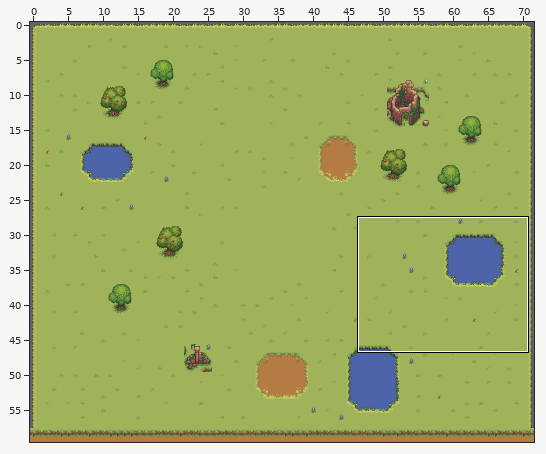
Tiled map (JSON): src/assets/tilemaps/generated/1-4.tmj. Above, an overview of the earlier version with the close-up marked.
Close-up. Earlier state:
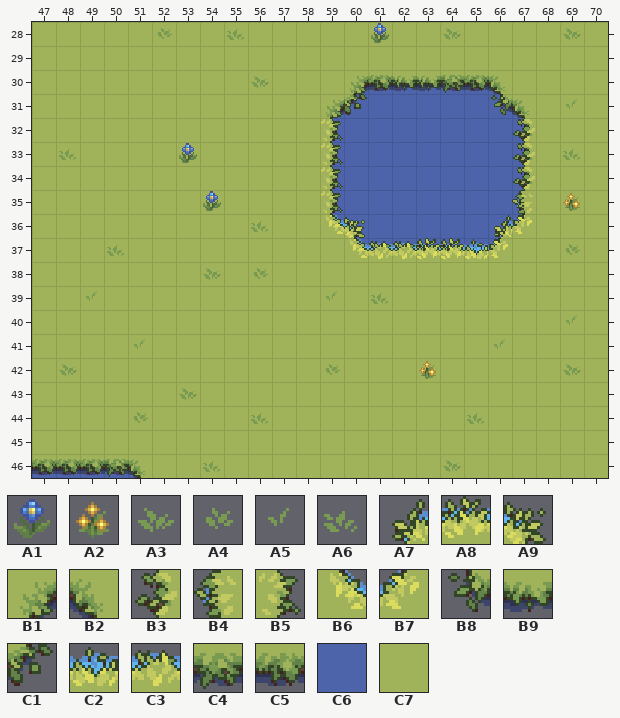
Cells are 16x16 px. Shown: x 47..70, y 28..46. The commit also changed other parts of the map, which this record leaves out.
Key: from "Details": A1 120, A2 128, A3 156, A4 157, A5 160, A6 161; from "Water_coasts": A7 41, A8 42, A9 43, B1 44, B2 45, B3 79, B4 80, B5 82, B6 83, B7 84, B8 119, B9 120, C1 121, C2 158, C3 159, C4 197, C5 198; from "Water_detilazation": C6 0; from "ground_grasss": C7 55.
__ is an empty cell.
Layers that did not change in this view are not listed.
Layer "Base" before, first column x 47:
28 C7 C7 C7 C7 C7 C7 C7 C7 C7 C7 C7 C7 C7 C7 C7 C7 C7 C7 C7 C7 C7 C7 C7 C7
29 C7 C7 C7 C7 C7 C7 C7 C7 C7 C7 C7 C7 C7 C7 C7 C7 C7 C7 C7 C7 C7 C7 C7 C7
30 C7 C7 C7 C7 C7 C7 C7 C7 C7 C7 C7 C7 C7 C6 C6 C6 C6 C6 C6 C6 C7 C7 C7 C7
31 C7 C7 C7 C7 C7 C7 C7 C7 C7 C7 C7 C7 C6 C6 C6 C6 C6 C6 C6 C6 C6 C7 C7 C7
32 C7 C7 C7 C7 C7 C7 C7 C7 C7 C7 C7 C7 C6 C6 C6 C6 C6 C6 C6 C6 C6 C7 C7 C7
33 C7 C7 C7 C7 C7 C7 C7 C7 C7 C7 C7 C7 C6 C6 C6 C6 C6 C6 C6 C6 C6 C7 C7 C7
34 C7 C7 C7 C7 C7 C7 C7 C7 C7 C7 C7 C7 C6 C6 C6 C6 C6 C6 C6 C6 C6 C7 C7 C7
35 C7 C7 C7 C7 C7 C7 C7 C7 C7 C7 C7 C7 C6 C6 C6 C6 C6 C6 C6 C6 C6 C7 C7 C7
36 C7 C7 C7 C7 C7 C7 C7 C7 C7 C7 C7 C7 C6 C6 C6 C6 C6 C6 C6 C6 C6 C7 C7 C7
37 C7 C7 C7 C7 C7 C7 C7 C7 C7 C7 C7 C7 C7 C6 C6 C6 C6 C6 C6 C6 C7 C7 C7 C7
38 C7 C7 C7 C7 C7 C7 C7 C7 C7 C7 C7 C7 C7 C7 C7 C7 C7 C7 C7 C7 C7 C7 C7 C7
39 C7 C7 C7 C7 C7 C7 C7 C7 C7 C7 C7 C7 C7 C7 C7 C7 C7 C7 C7 C7 C7 C7 C7 C7
40 C7 C7 C7 C7 C7 C7 C7 C7 C7 C7 C7 C7 C7 C7 C7 C7 C7 C7 C7 C7 C7 C7 C7 C7
41 C7 C7 C7 C7 C7 C7 C7 C7 C7 C7 C7 C7 C7 C7 C7 C7 C7 C7 C7 C7 C7 C7 C7 C7
42 C7 C7 C7 C7 C7 C7 C7 C7 C7 C7 C7 C7 C7 C7 C7 C7 C7 C7 C7 C7 C7 C7 C7 C7
43 C7 C7 C7 C7 C7 C7 C7 C7 C7 C7 C7 C7 C7 C7 C7 C7 C7 C7 C7 C7 C7 C7 C7 C7
44 C7 C7 C7 C7 C7 C7 C7 C7 C7 C7 C7 C7 C7 C7 C7 C7 C7 C7 C7 C7 C7 C7 C7 C7
45 C7 C7 C7 C7 C7 C7 C7 C7 C7 C7 C7 C7 C7 C7 C7 C7 C7 C7 C7 C7 C7 C7 C7 C7
46 C6 C6 C6 C6 C6 C7 C7 C7 C7 C7 C7 C7 C7 C7 C7 C7 C7 C7 C7 C7 C7 C7 C7 C7
Layer "Agua" before, first column x 47:
28 __ __ __ __ __ A4 __ __ A6 __ __ __ __ __ A1 __ __ A3 __ __ __ __ A3 __
29 __ __ __ __ __ __ __ __ __ __ __ __ __ __ __ __ __ __ __ __ __ __ __ __
30 __ __ __ __ __ __ __ __ __ A3 __ __ __ B1 C5 B9 B9 C4 C5 B2 __ __ __ __
31 __ __ __ __ __ __ __ __ __ __ __ __ B1 C1 __ __ __ __ __ B8 B2 __ A5 __
32 __ __ __ __ __ __ __ __ __ __ __ __ B5 __ __ __ __ __ __ __ B3 __ __ __
33 __ A6 __ __ __ __ A1 __ __ __ __ __ B5 __ __ __ __ __ __ __ B3 __ A6 __
34 __ __ __ __ __ __ __ __ __ __ __ __ B5 __ __ __ __ __ __ __ B3 __ __ __
35 __ __ __ __ __ __ __ A1 __ __ __ __ B5 __ __ __ __ __ __ __ B4 __ A2 __
36 __ __ __ __ __ __ __ __ __ A6 __ __ B6 A9 __ __ __ __ __ A7 B7 __ __ __
37 __ __ __ A6 __ __ __ __ __ __ __ __ __ B6 C3 C3 A8 A8 C2 B7 __ __ A4 __
38 __ __ __ __ __ __ __ A3 __ A4 __ __ __ __ __ __ __ __ __ __ __ __ __ __
39 __ __ A5 __ __ __ __ __ __ __ __ __ A5 __ A6 __ __ __ __ __ __ __ __ __
40 __ __ __ __ __ __ __ __ __ __ __ __ __ __ __ __ __ __ __ __ __ __ A5 __
41 __ __ __ __ A5 __ __ __ __ __ __ __ __ __ __ __ __ __ __ A5 __ __ __ __
42 __ A3 __ __ __ __ __ __ __ __ __ __ A4 __ __ __ A2 __ __ __ __ __ A3 __
43 __ __ __ __ __ __ A3 __ __ __ __ __ __ __ __ __ __ __ __ __ __ __ __ __
44 __ __ __ __ A4 __ __ __ __ A6 __ __ __ __ __ __ __ __ A6 __ __ __ __ __
45 __ __ __ __ __ __ __ __ __ __ __ __ __ __ __ __ __ __ __ __ __ __ __ __
46 C5 C5 C5 C4 B2 __ __ A6 __ __ __ __ __ __ __ __ __ A3 __ __ __ __ __ __
The result:
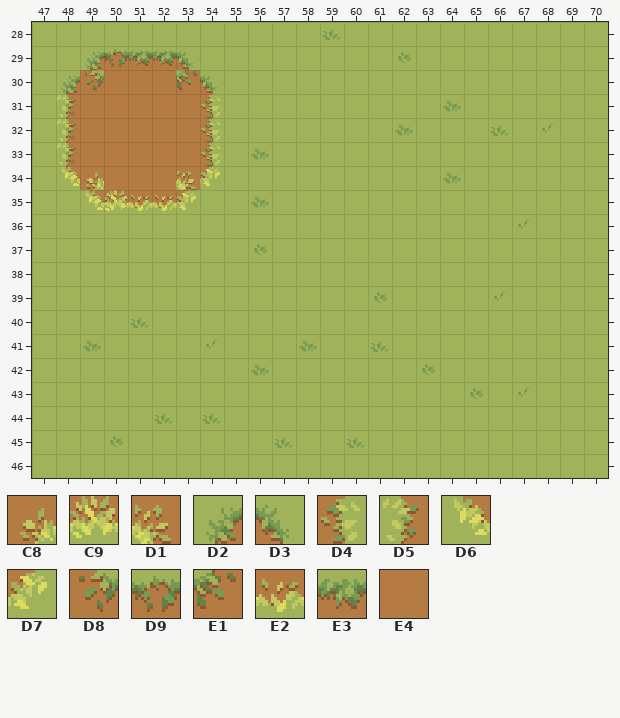
Further tiles: from "ground_grasss": C8 1, C9 2, D1 3, D2 4, D3 5, D4 54, D5 56, D6 57, D7 58, D8 107, D9 108, E1 109, E2 161, E3 214, E4 433.
Diff:
Layer "Base":
Tile C6 gives way to tile C7 in row 30 at x 60 to 66; in rows 31 to 36 at x 59 to 67; in row 37 at x 60 to 66; in row 46 at x 47 to 51.
Tile C7 gives way to tile C8 in row 34 at x 49.
Tile C7 gives way to tile C9 in row 35 at x 50.
Tile C7 gives way to tile D1 in row 34 at x 53.
Tile C7 gives way to tile D2 in row 29 at x 49; in row 30 at x 48.
Tile C7 gives way to tile D3 in row 29 at x 53; in row 30 at x 54.
Tile C7 gives way to tile D4 in rows 31 to 33 at x 54.
Tile C7 gives way to tile D5 in rows 31 to 33 at x 48.
Tile C7 gives way to tile D6 in row 34 at x 48; in row 35 at x 49.
Tile C7 gives way to tile D7 in row 34 at x 54; in row 35 at x 53.
Tile C7 gives way to tile D8 in row 30 at x 49.
Tile C7 gives way to tile D9 in row 29 at x 50.
Tile C7 gives way to tile E1 in row 30 at x 53.
Tile C7 gives way to tile E2 in row 35 at x 51 to 52.
Tile C7 gives way to tile E3 in row 29 at x 51 to 52.
Tile C7 gives way to tile E4 in row 30 at x 50 to 52; in rows 31 to 33 at x 49 to 53; in row 34 at x 50 to 52.
Layer "Agua":
The edit adds tile A3 in row 31 at x 64; in row 32 at x 62; in row 33 at x 56; in row 34 at x 64; in row 35 at x 56; in row 41 at x 49 and 58.
The edit adds tile A3 in row 42 at x 56.
Tile A2 gives way to tile A4 in row 42 at x 63.
Tile A6 gives way to tile A4 in row 39 at x 61.
The edit adds tile A4 in row 29 at x 62; in row 37 at x 56; in row 43 at x 65; in row 45 at x 50.
Tile B7 gives way to tile A5 in row 36 at x 67.
The edit adds tile A5 in row 32 at x 68; in row 39 at x 66; in row 41 at x 54; in row 43 at x 67.
The edit adds tile A6 in row 28 at x 59; in row 32 at x 66; in row 40 at x 51; in row 41 at x 61; in row 44 at x 52 and 54; in row 45 at x 57 and 60.
Tile A1 is removed in row 28 at x 61; in row 33 at x 53; in row 35 at x 54.
Tile A2 is removed in row 35 at x 69.
Tile A3 is removed in row 28 at x 64 and 69; in row 30 at x 56; in row 38 at x 54; in row 42 at x 48 and 69; in row 43 at x 53; in row 46 at x 64.
Tile A4 is removed in row 28 at x 52; in row 37 at x 69; in row 38 at x 56; in row 42 at x 59; in row 44 at x 51.
Tile A5 is removed in row 31 at x 69; in row 39 at x 49 and 59; in row 40 at x 69; in row 41 at x 51 and 66.
Tile A6 is removed in row 28 at x 55; in row 33 at x 48 and 69; in row 36 at x 56; in row 37 at x 50; in row 44 at x 56 and 65; in row 46 at x 54.
Tile A7 is removed in row 36 at x 66.
Tile A8 is removed in row 37 at x 63 to 64.
Tile A9 is removed in row 36 at x 60.
Tile B1 is removed in row 30 at x 60; in row 31 at x 59.
Tile B2 is removed in row 30 at x 66; in row 31 at x 67; in row 46 at x 51.
Tile B3 is removed in rows 32 to 34 at x 67.
Tile B4 is removed in row 35 at x 67.
Tile B5 is removed in rows 32 to 35 at x 59.
Tile B6 is removed in row 36 at x 59; in row 37 at x 60.
Tile B7 is removed in row 37 at x 66.
Tile B8 is removed in row 31 at x 66.
Tile B9 is removed in row 30 at x 62 to 63.
Tile C1 is removed in row 31 at x 60.
Tile C2 is removed in row 37 at x 65.
Tile C3 is removed in row 37 at x 61 to 62.
Tile C4 is removed in row 30 at x 64; in row 46 at x 50.
Tile C5 is removed in row 30 at x 61 and 65; in row 46 at x 47 to 49.
